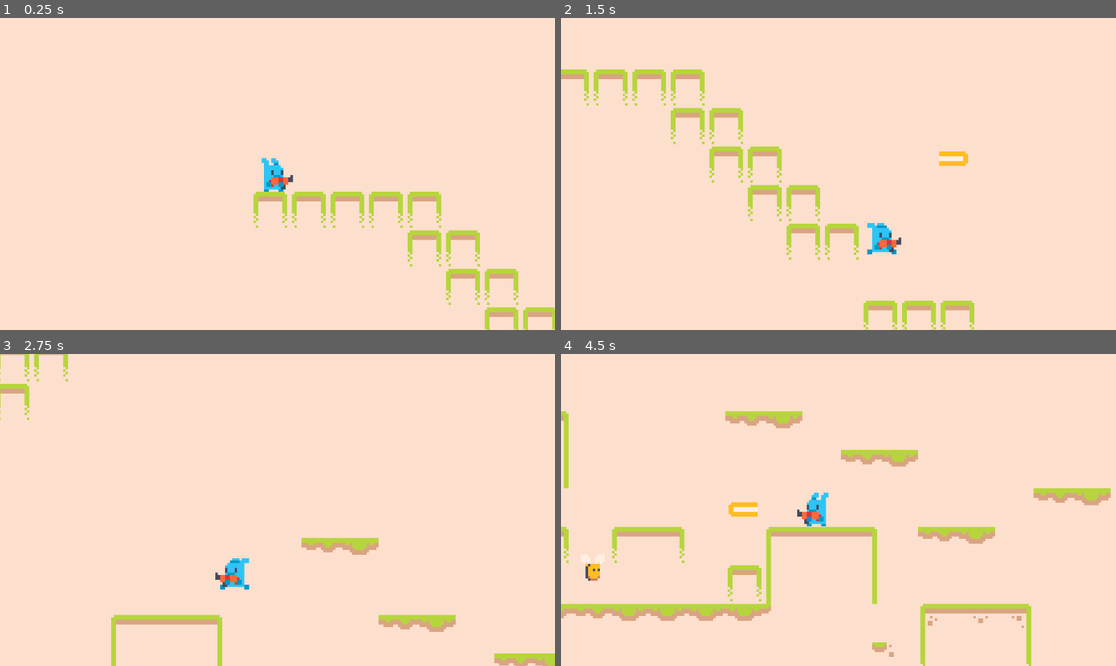
Above: before the commit, frames 1-4 (two rows, left to right).
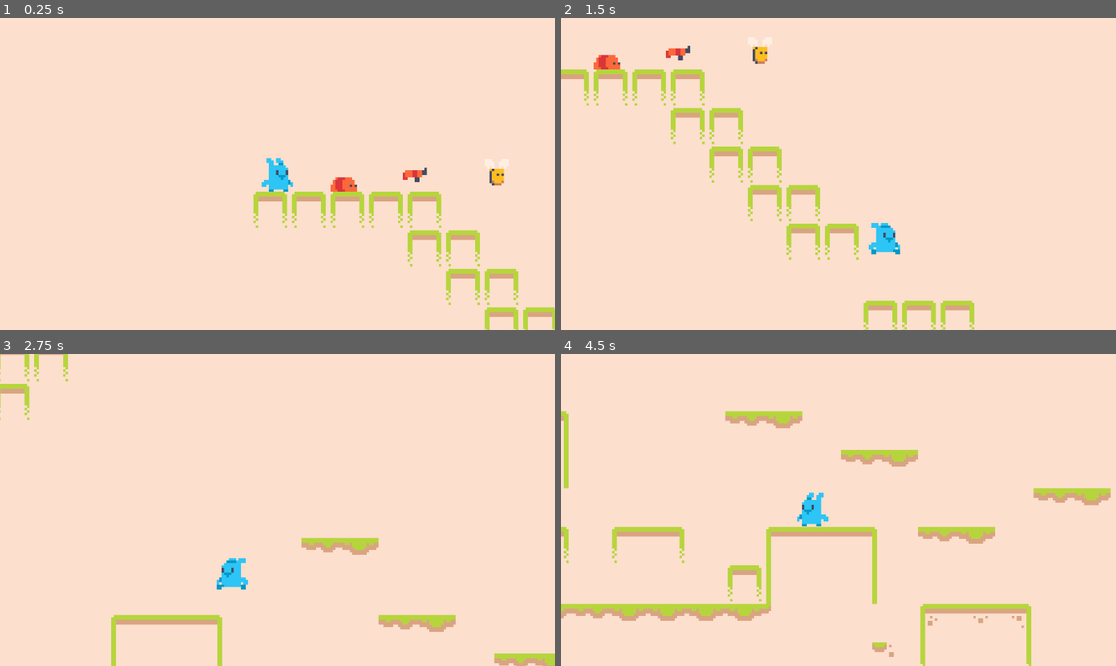
Above: after the commit, the same moments.

Repository: usagibryan/mega-bunny
Game: Godot game, scene res://scenes/game.tscn
The game is run twice, just before and just after one commit, with the same random seed, the same clock (stepped at 60 frames per second) and the same inputs.
Inputs:
- Up to frame 1 (0.25 s): no input
- Up to frame 2 (1.5 s): hold Right (right) from 0.53 s (still down); tap Space (shoot) at 0.6, 1.35 s; tap Up (jump) at 0.77 s
- Up to frame 3 (2.75 s): tap Up (jump) at 1.52 s; release Right (right) at 2.03 s; hold Left (left) from 2.03 s (still down); tap Space (shoot) at 2.1 s
- Up to frame 4 (4.5 s): release Left (left) at 2.78 s; hold Right (right) 2.78-4.28 s; tap Space (shoot) at 2.85, 3.6, 4.35 s; tap Up (jump) at 3.02, 3.77 s; hold Left (left) from 4.28 s (still down)

The runs differ from the first frame. In frame 1, 0.8% of the frame differs, in the area x 47-91%, y 44-56%; in frame 2, 1.0%, in the area x 5-74%, y 8-76%; in frame 3, 0.3%; in frame 4, 0.7%.

Commit message:
Complete Video 4
Add more shooting mechanics and worm enemy

Diff:
--- a/project.godot
+++ b/project.godot
@@ -49,6 +49,14 @@
 ]
 }
 
+[layer_names]
+
+2d_physics/layer_1="Terrain"
+2d_physics/layer_2="Player"
+2d_physics/layer_3="Enemies"
+2d_physics/layer_4="Items"
+2d_physics/layer_5="Bullets"
+
 [rendering]
 
 textures/canvas_textures/default_texture_filter=0
--- /dev/null
+++ b/scenes/bee.gd
@@ -0,0 +1,5 @@
+extends Area2D
+
+func _on_area_entered(area: Area2D) -> void:
+	print("be was hit")
+	area.queue_free()
--- a/scenes/bee.tscn
+++ b/scenes/bee.tscn
@@ -1,5 +1,6 @@
-[gd_scene load_steps=3 format=3 uid="uid://cfmxa6eijjf4k"]
+[gd_scene load_steps=4 format=3 uid="uid://cfmxa6eijjf4k"]
 
+[ext_resource type="Script" path="res://scenes/bee.gd" id="1_8d5f0"]
 [ext_resource type="Texture2D" uid="uid://c8vfbu3ssml0d" path="res://graphics/Enemies/bee/0.png" id="1_88hgn"]
 
 [sub_resource type="CapsuleShape2D" id="CapsuleShape2D_ew544"]
@@ -7,9 +8,14 @@
 height = 12.0
 
 [node name="Bee" type="Area2D"]
+collision_layer = 4
+collision_mask = 19
+script = ExtResource("1_8d5f0")
 
 [node name="Sprite2D" type="Sprite2D" parent="."]
 texture = ExtResource("1_88hgn")
 
 [node name="CollisionShape2D" type="CollisionShape2D" parent="."]
 shape = SubResource("CapsuleShape2D_ew544")
+
+[connection signal="area_entered" from="." to="." method="_on_area_entered"]
--- a/scenes/bullet.gd
+++ b/scenes/bullet.gd
@@ -4,7 +4,9 @@
 @export var speed := 300
 
 func _ready():
+	# make the bullet face the correct direction
 	$Sprite2D.flip_h = direction < 0
 
 func _process(delta):
+	# control the movement of the bullet
 	position.x += speed * direction * delta
--- a/scenes/bullet.tscn
+++ b/scenes/bullet.tscn
@@ -7,6 +7,8 @@
 size = Vector2(12, 6)
 
 [node name="Bullet" type="Area2D"]
+collision_layer = 16
+collision_mask = 4
 script = ExtResource("1_erul4")
 
 [node name="Sprite2D" type="Sprite2D" parent="."]
--- /dev/null
+++ b/scenes/gun.gd
@@ -0,0 +1,9 @@
+extends Area2D
+
+func _process(delta):
+	# make the gun float up and down, with extra math to control speed
+	position.y += sin(Time.get_ticks_msec() / 200.0) * 10 * delta
+
+func _on_body_entered(body: Node2D) -> void:
+	body.has_gun = true
+	queue_free()
--- /dev/null
+++ b/scenes/gun.tscn
@@ -0,0 +1,20 @@
+[gd_scene load_steps=4 format=3 uid="uid://dwjm4wwscde0i"]
+
+[ext_resource type="Script" path="res://scenes/gun.gd" id="1_ghtp5"]
+[ext_resource type="Texture2D" uid="uid://bicw5qu071qcg" path="res://graphics/player/gun/gun.png" id="1_w76lb"]
+
+[sub_resource type="RectangleShape2D" id="RectangleShape2D_lewq0"]
+size = Vector2(10, 4)
+
+[node name="Gun" type="Area2D"]
+collision_layer = 8
+collision_mask = 2
+script = ExtResource("1_ghtp5")
+
+[node name="Sprite2D" type="Sprite2D" parent="."]
+texture = ExtResource("1_w76lb")
+
+[node name="CollisionShape2D" type="CollisionShape2D" parent="."]
+shape = SubResource("RectangleShape2D_lewq0")
+
+[connection signal="body_entered" from="." to="." method="_on_body_entered"]
--- a/scenes/level.tscn
+++ b/scenes/level.tscn
@@ -1,9 +1,11 @@
-[gd_scene load_steps=7 format=3 uid="uid://n7waheg1pgwh"]
+[gd_scene load_steps=9 format=3 uid="uid://n7waheg1pgwh"]
 
 [ext_resource type="Script" path="res://scenes/level.gd" id="1_j5nvo"]
 [ext_resource type="Texture2D" uid="uid://c8bijwhpau478" path="res://graphics/level/tilesets/level_tilemap.png" id="1_psl6j"]
 [ext_resource type="PackedScene" uid="uid://bj26j1teo4nqn" path="res://scenes/player.tscn" id="2_7qvlo"]
 [ext_resource type="PackedScene" uid="uid://cfmxa6eijjf4k" path="res://scenes/bee.tscn" id="3_oixhb"]
+[ext_resource type="PackedScene" uid="uid://dahm3qdwp0oab" path="res://scenes/worm.tscn" id="5_bquj7"]
+[ext_resource type="PackedScene" uid="uid://dwjm4wwscde0i" path="res://scenes/gun.tscn" id="5_kthhj"]
 
 [sub_resource type="TileSetAtlasSource" id="TileSetAtlasSource_xq66y"]
 texture = ExtResource("1_psl6j")
@@ -71,8 +73,16 @@
 [node name="Enemies" type="Node2D" parent="."]
 
 [node name="Bee" parent="Enemies" instance=ExtResource("3_oixhb")]
-position = Vector2(153, 529)
+position = Vector2(118, 8)
+
+[node name="Worm" parent="Enemies" instance=ExtResource("5_bquj7")]
+position = Vector2(55, 12.5)
 
 [node name="Bullets" type="Node2D" parent="."]
 
+[node name="Guns" type="Node2D" parent="."]
+
+[node name="Gun" parent="Guns" instance=ExtResource("5_kthhj")]
+position = Vector2(84, 9)
+
 [connection signal="shoot" from="Player" to="." method="_on_player_shoot"]
--- a/scenes/player.gd
+++ b/scenes/player.gd
@@ -5,7 +5,7 @@
 @export var speed = 150
 
 var can_shoot := true
-var has_gun := true
+var has_gun := false
 
 signal shoot(pos: Vector2, direction: bool)
 
@@ -24,10 +24,13 @@
 	if Input.is_action_just_pressed("jump") and is_on_floor():
 		velocity.y = -200
 
-	if Input.is_action_just_pressed("shoot") and can_shoot:
+	if Input.is_action_just_pressed("shoot") and can_shoot and has_gun:
 		shoot.emit(global_position, facing_right)
 		can_shoot = false
 		$Timers/CoolDown.start()
+		$Timers/FireTimer.start()
+		# FireLeft and FireRight are accessed by indexes 0 an 1
+		$Fire.get_child((facing_right)).show()
 
 func apply_gravity():
 	velocity.y += 20
@@ -51,3 +54,7 @@
 
 func _on_cool_down_timeout() -> void:
 	can_shoot = true
+
+func _on_fire_timer_timeout() -> void:
+	for child in $Fire.get_children():
+		child.hide()
--- a/scenes/player.tscn
+++ b/scenes/player.tscn
@@ -1,10 +1,11 @@
-[gd_scene load_steps=8 format=3 uid="uid://bj26j1teo4nqn"]
+[gd_scene load_steps=9 format=3 uid="uid://bj26j1teo4nqn"]
 
 [ext_resource type="Texture2D" uid="uid://ddvgf8f71886o" path="res://graphics/player/basic/idle.png" id="1_pquii"]
 [ext_resource type="Script" path="res://scenes/player.gd" id="1_w6t81"]
 [ext_resource type="Texture2D" uid="uid://cj6gjtow55qav" path="res://graphics/player/basic/walk.png" id="3_j7vhy"]
 [ext_resource type="Texture2D" uid="uid://b2gr7vdlvloxn" path="res://graphics/player/gun/idle.png" id="3_xwimw"]
 [ext_resource type="Texture2D" uid="uid://bvjl0ccl18kcp" path="res://graphics/player/gun/walk.png" id="5_wik3r"]
+[ext_resource type="Texture2D" uid="uid://ds284lk6lrnqx" path="res://graphics/bullet/fire.png" id="6_eqcy5"]
 
 [sub_resource type="SpriteFrames" id="SpriteFrames_smq85"]
 animations = [{
@@ -68,13 +69,14 @@
 height = 14.0
 
 [node name="Player" type="CharacterBody2D"]
+collision_layer = 2
+collision_mask = 13
 script = ExtResource("1_w6t81")
 
 [node name="AnimatedSprite2D" type="AnimatedSprite2D" parent="."]
 sprite_frames = SubResource("SpriteFrames_smq85")
-animation = &"idle"
+animation = &"walk_gun"
 autoplay = "idle"
-frame_progress = 0.430983
 
 [node name="CollisionShape2D" type="CollisionShape2D" parent="."]
 shape = SubResource("CapsuleShape2D_7rgtw")
@@ -90,4 +92,22 @@
 wait_time = 0.6
 one_shot = true
 
+[node name="FireTimer" type="Timer" parent="Timers"]
+wait_time = 0.1
+one_shot = true
+
+[node name="Fire" type="Node2D" parent="."]
+
+[node name="FireLeft" type="Sprite2D" parent="Fire"]
+visible = false
+position = Vector2(-10.5, 1)
+texture = ExtResource("6_eqcy5")
+flip_h = true
+
+[node name="FireRight" type="Sprite2D" parent="Fire"]
+visible = false
+position = Vector2(10.5, 1)
+texture = ExtResource("6_eqcy5")
+
 [connection signal="timeout" from="Timers/CoolDown" to="." method="_on_cool_down_timeout"]
+[connection signal="timeout" from="Timers/FireTimer" to="." method="_on_fire_timer_timeout"]
--- /dev/null
+++ b/scenes/worm.gd
@@ -0,0 +1,5 @@
+extends Area2D
+
+func _on_area_entered(area: Area2D) -> void:
+	print("worm was hit")
+	area.queue_free()
--- /dev/null
+++ b/scenes/worm.tscn
@@ -0,0 +1,22 @@
+[gd_scene load_steps=4 format=3 uid="uid://dahm3qdwp0oab"]
+
+[ext_resource type="Script" path="res://scenes/worm.gd" id="1_cdw5o"]
+[ext_resource type="Texture2D" uid="uid://bowtuwt6bn71e" path="res://graphics/Enemies/worm/1.png" id="2_yjvb5"]
+
+[sub_resource type="CapsuleShape2D" id="CapsuleShape2D_lt1q4"]
+radius = 3.0
+height = 12.0
+
+[node name="Worm" type="Area2D"]
+collision_layer = 4
+collision_mask = 18
+script = ExtResource("1_cdw5o")
+
+[node name="Sprite2D" type="Sprite2D" parent="."]
+texture = ExtResource("2_yjvb5")
+
+[node name="CollisionShape2D" type="CollisionShape2D" parent="."]
+rotation = 1.5708
+shape = SubResource("CapsuleShape2D_lt1q4")
+
+[connection signal="area_entered" from="." to="." method="_on_area_entered"]
Not shown, changed: README.md
